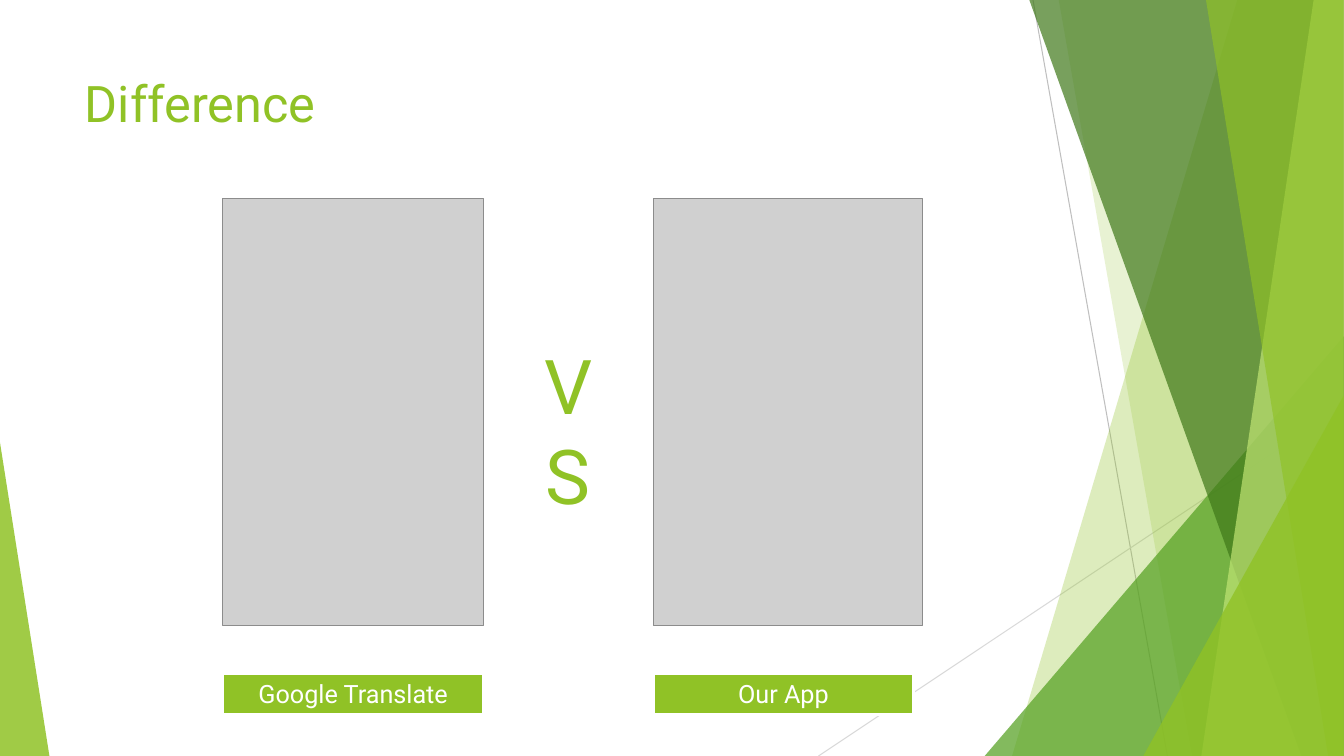
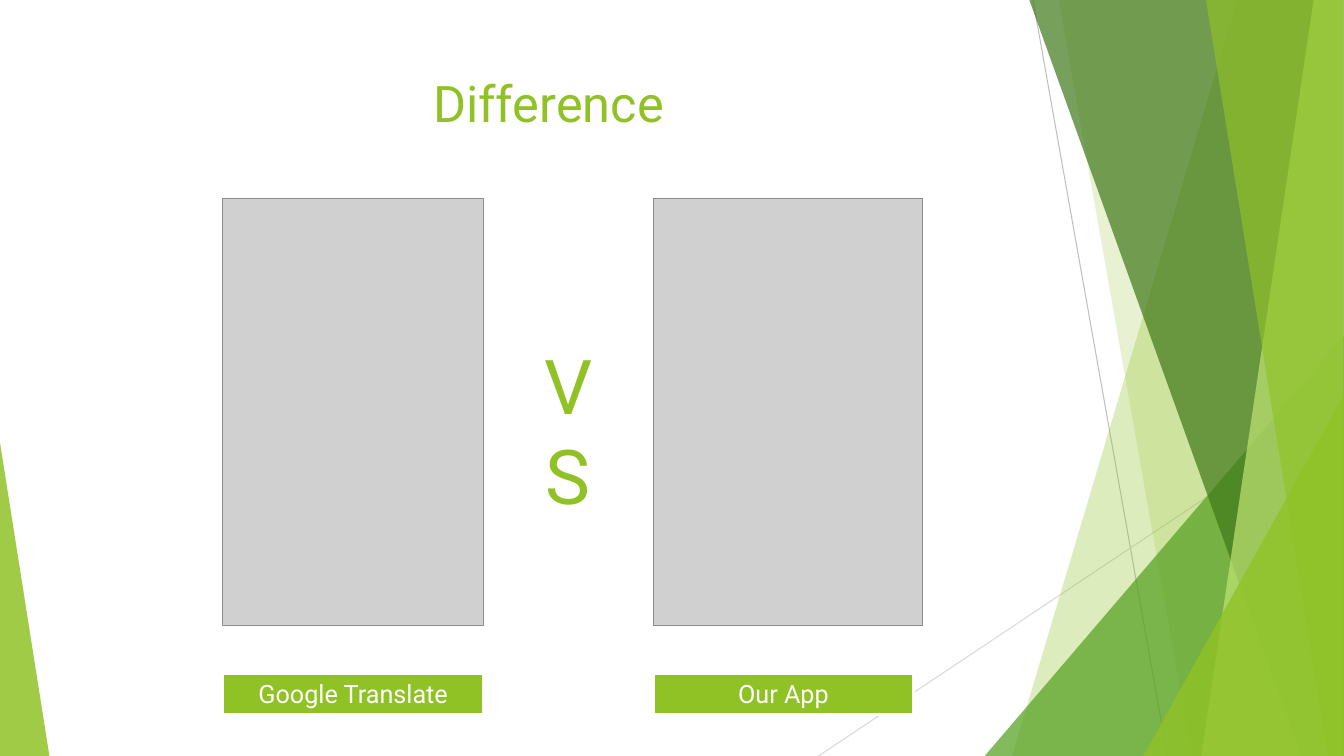
Before and after one commit to vatthanavongpaxa/Dictionary-VietNam---Laos, a slide deck: slide 9 of Viet-Lao-Dictionary_FINAL.pptx (slide 8 before the commit). Drawn at 1344x756 pixels with LibreOffice and Linux fonts; fonts in the diff are those of the drawing; grey boxes stand for pictures. Boxes give left, top, right and bottom in pixels: in the first picture for what was removed or moved away, otherwise in the second. Text is boxed around its words. In the diff, an @@ line names an element or a change of style, - is before the commit and + after.

```diff
--- a/Viet-Lao-Dictionary_FINAL.pptx
+++ b/Viet-Lao-Dictionary_FINAL.pptx
@@ title "Difference" at [433,83,664,123]: alignment left to centre @@
```
Also in this commit, not shown: 1 other slide changed, 1 slide added, 2 other files.
